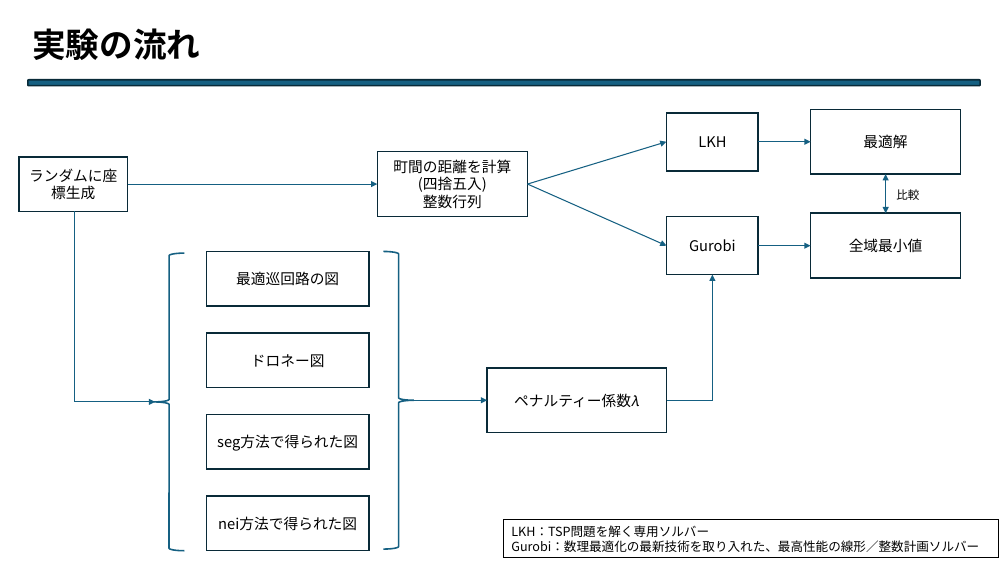
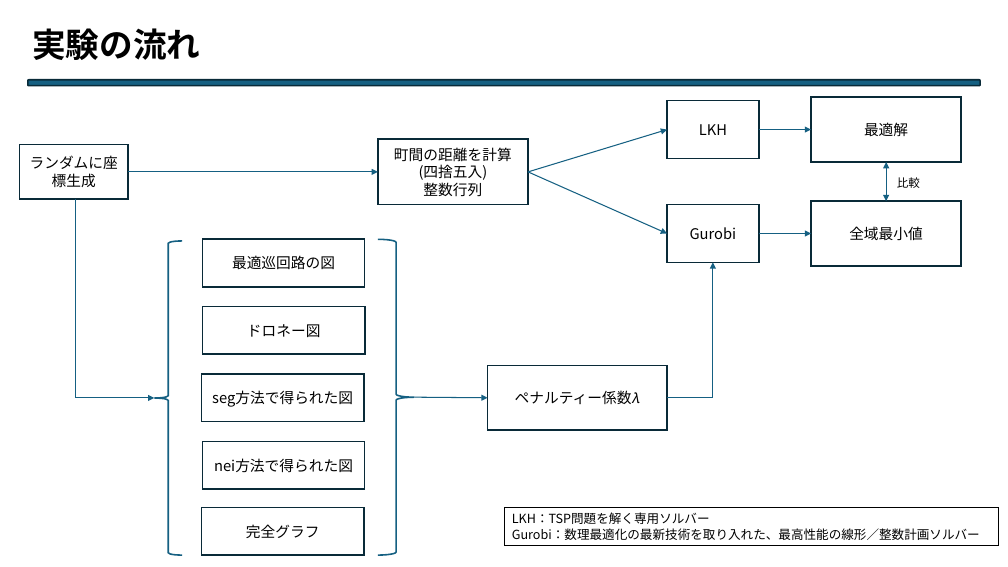
Before and after one commit to Legolas9999/chuukann, a slide deck: slide 9 of 中期.pptx. Drawn at 1008x567 pixels with LibreOffice and Linux fonts; fonts in the diff are those of the drawing. Boxes give left, top, right and bottom in pixels: in the first picture for what was removed or moved away, otherwise in the second. Text is boxed around its words. In the diff, an @@ line names an element or a change of style, - is before the commit and + after.

```diff
--- a/中期.pptx
+++ b/中期.pptx
@@ 2 arrows, 1 rectangle: place and size @@
-2 arrows, 1 rectangle at bbox=[19, 142, 811, 211]
+2 arrows, 1 rectangle at bbox=[20, 129, 811, 199]
@@ elbow arrow moved from (75, 212) - (155, 402) to (76, 199) - (154, 398) @@
@@ rectangle "最適巡回路の図": place and size @@
-rectangle "最適巡回路の図" at bbox=[206, 252, 369, 306]
+rectangle "最適巡回路の図" at bbox=[203, 239, 365, 287]
@@ right brace: place and size @@
-right brace at bbox=[383, 252, 414, 550]
+right brace at bbox=[378, 239, 414, 555]
@@ 6 rectangles, 3 arrows, 1 text, 1 double arrow: place and size @@
-6 rectangles, 3 arrows, 1 text, 1 double arrow at bbox=[128, 110, 999, 558]
+6 rectangles, 3 arrows, 1 text, 1 double arrow at bbox=[129, 98, 999, 546]
@@ right brace: place and size @@
-right brace at bbox=[154, 253, 184, 551]
+right brace at bbox=[154, 241, 182, 556]
@@ elbow arrow moved from (667, 400) - (712, 274) to (667, 398) - (713, 262) @@
@@ rectangle "ドロネー図": place and size @@
-rectangle "ドロネー図" at bbox=[206, 333, 369, 387]
+rectangle "ドロネー図" at bbox=[203, 307, 365, 355]
@@ rectangle "seg方法で得られた図": place and size @@
-rectangle "seg方法で得られた図" at bbox=[206, 414, 369, 469]
+rectangle "seg方法で得られた図" at bbox=[202, 374, 364, 422]
@@ arrow moved from (414, 400) - (487, 400) to (414, 397) - (488, 398) @@
@@ rectangle "nei方法で得られた図": place and size @@
-rectangle "nei方法で得られた図" at bbox=[206, 496, 369, 551]
+rectangle "nei方法で得られた図" at bbox=[203, 442, 365, 489]
@@ rectangle added at bbox=[202, 507, 364, 555], fill #FFFFFF, outline #092A39 1.5 pt, 14 pt, text #000000 @@
+完全グラフ
```
Also in this commit, not shown: 1 other file.
